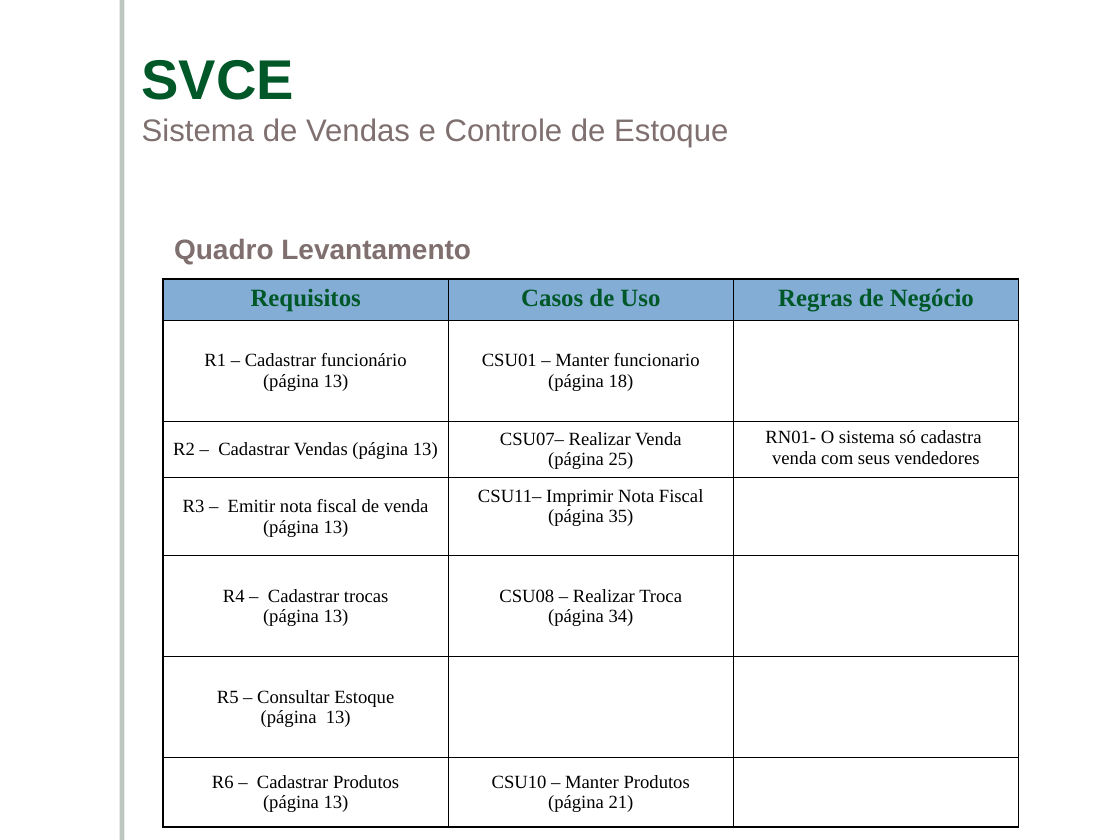
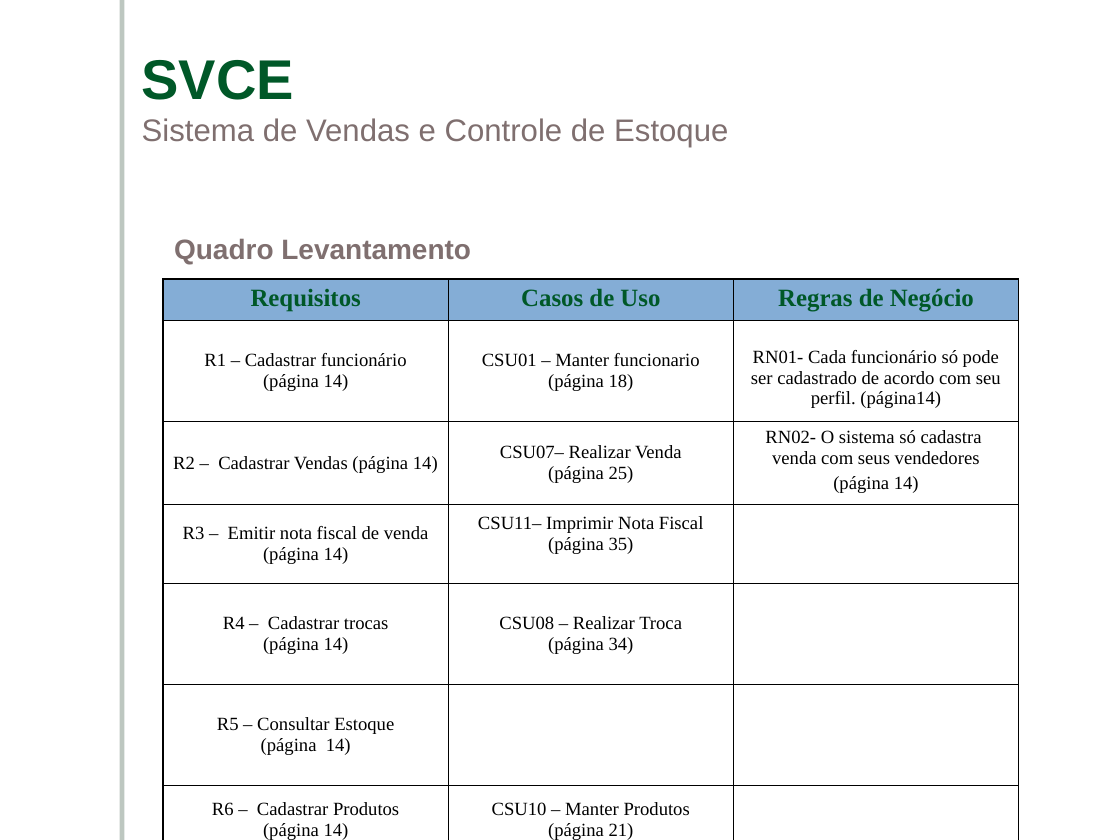
Before and after one commit to ViniciusConsultor/contentsystem, a slide deck: slide 6 of documentacao/Apresentação/Apresentacao-SVCE.ppt. Drawn at 1120x840 pixels with LibreOffice and Linux fonts; fonts in the diff are those of the drawing; background and template pictures are left out. Boxes give left, top, right and bottom in pixels: in the first picture for what was removed or moved away, otherwise in the second. Text is boxed around its words. In the diff, an @@ line names an element or a change of style, - is before the commit and + after.

```diff
--- a/documentacao/Apresentação/Apresentacao-SVCE.ppt
+++ b/documentacao/Apresentação/Apresentacao-SVCE.ppt
@@ table at <box>164,279,1019,840</box> @@
-row 2, column 1: R1 – Cadastrar funcionário / (página 13)
+row 2, column 1: R1 – Cadastrar funcionário / (página 14)
-row 2, column 3: 
+row 2, column 3: RN01- Cada funcionário só pode ser cadastrado de acordo com seu perfil. (página14)
-row 3, column 1: R2 – Cadastrar Vendas (página 13)
+row 3, column 1: R2 – Cadastrar Vendas (página 14)
-row 3, column 3: RN01- O sistema só cadastra venda com seus vendedores
+row 3, column 3: RN02- O sistema só cadastra venda com seus vendedores / (página 14)
-row 4, column 1: R3 – Emitir nota fiscal de venda (página 13)
+row 4, column 1: R3 – Emitir nota fiscal de venda (página 14)
-row 5, column 1: R4 – Cadastrar trocas / (página 13)
+row 5, column 1: R4 – Cadastrar trocas / (página 14)
-row 6, column 1: R5 – Consultar Estoque / (página 13)
+row 6, column 1: R5 – Consultar Estoque / (página 14)
-row 7, column 1: R6 – Cadastrar Produtos / (página 13)
+row 7, column 1: R6 – Cadastrar Produtos / (página 14)
```
Also in this commit, not shown: 1 other slide changed.
